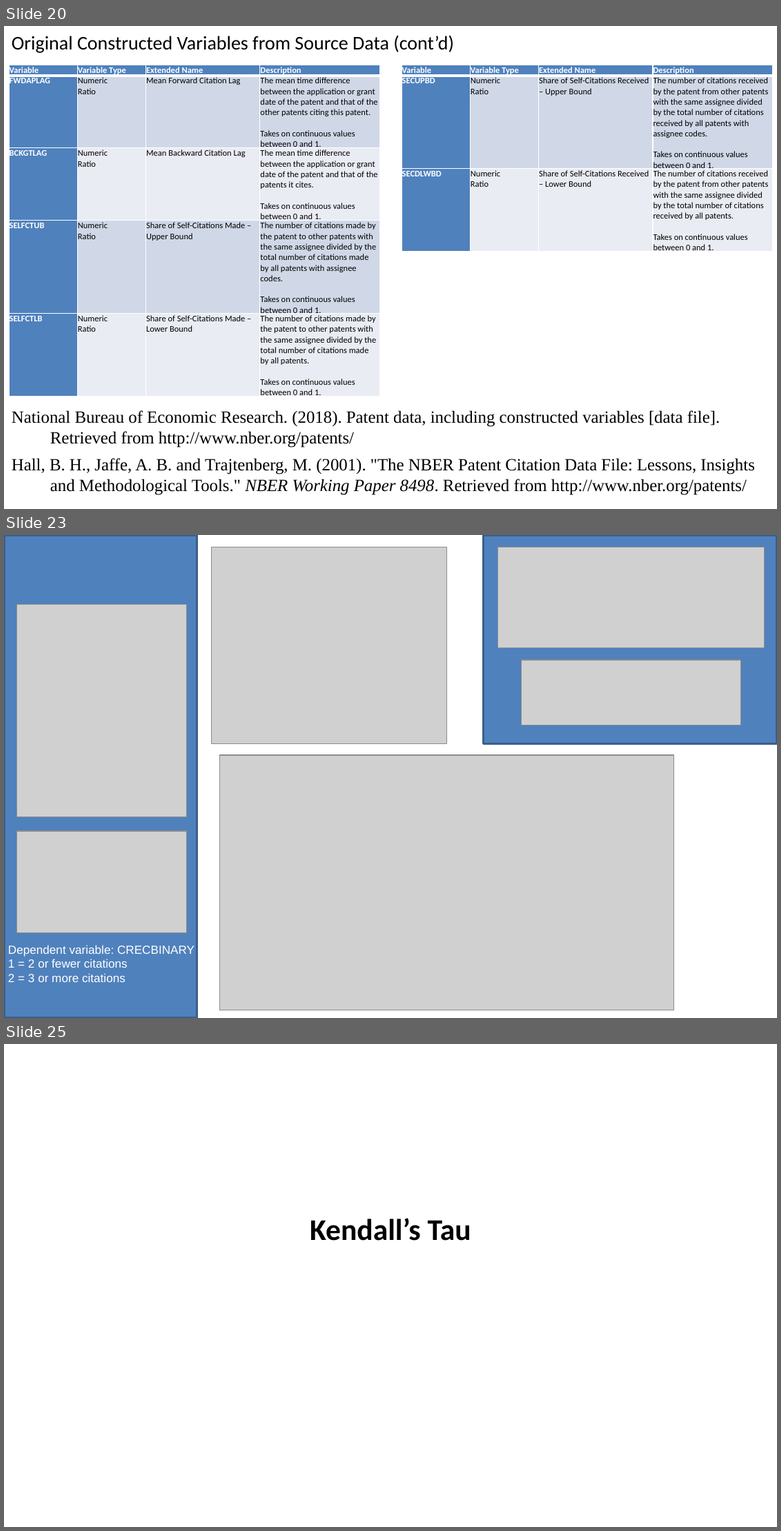
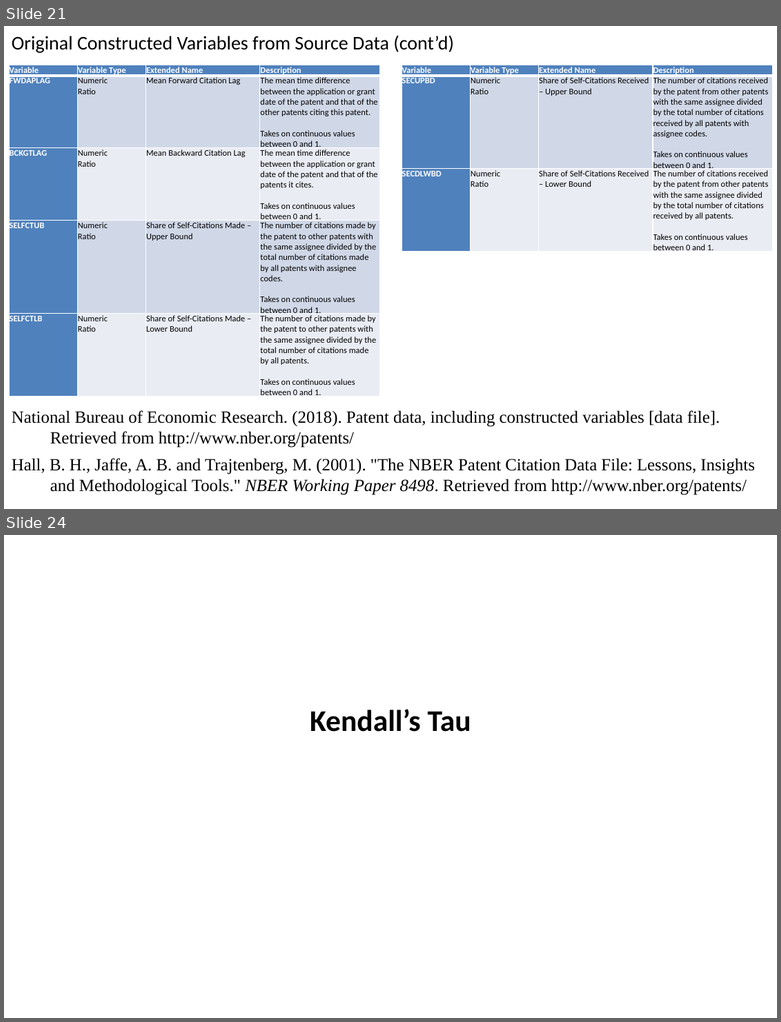
Before and after one commit to SLU-Courses-Townes/SOC5600, a slide deck: FinalProject/Presentation/Townes_SOC5600_FinalProject_Presentation.pptx. Shown one above the other, each under a label of ours: slides 20, 23 and 25 before the commit, slides 21 and 24 after it; the slides between them are not shown. The pictures are 781x1531 and 781x1022 pixels, drawn with LibreOffice and Linux fonts; fonts in the diff are those of the drawing; grey boxes stand for pictures. Boxes give left, top, right and bottom in pixels: in the first picture for what was removed or moved away, otherwise in the second. Text is boxed around its words. In the diff, an @@ line names an element or a change of style, - is before the commit and + after.

```diff
--- a/FinalProject/Presentation/Townes_SOC5600_FinalProject_Presentation.pptx
+++ b/FinalProject/Presentation/Townes_SOC5600_FinalProject_Presentation.pptx
@@ slide 23 removed at box(4, 535, 777, 1018), background #FFFFFF @@
@@ rectangle removed at box(4, 535, 197, 1018) @@
@@ picture removed at box(211, 547, 446, 743) @@
@@ rectangle removed at box(483, 535, 777, 743) @@
@@ picture removed at box(498, 547, 764, 648) @@
@@ picture removed at box(16, 604, 186, 817) @@
@@ picture removed at box(521, 660, 740, 725) @@
@@ picture removed at box(219, 755, 674, 1010) @@
@@ picture removed at box(16, 831, 186, 933) @@
@@ text removed at box(8, 945, 194, 982) @@
-Dependent variable: CRECBINARY
-1 = 2 or fewer citations
-2 = 3 or more citations
@@ what was slide 20 is now slide 21 @@
@@ what was slide 25 is now slide 24 @@
```
Also in this commit, not shown: 2 slides changed, 3 slides added, 3 other slides removed.
